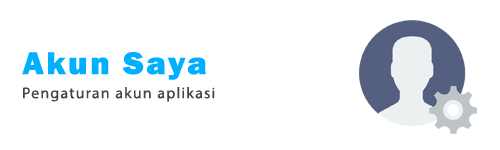
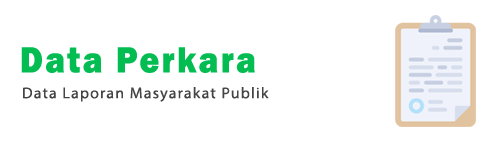
Layers edited between the first and the second (500, 150) image:
showed "Layer 4" over left=395, top=15, right=476, bottom=127
hid "Layer 7" over left=359, top=20, right=477, bottom=134
renamed "Pengaturan akun aplikasi" to "Data Laporan Masyarakat Publik", painted on it over left=24, top=87, right=269, bottom=102
renamed "Akun Saya" to "Data Perkara", painted on it over left=21, top=47, right=255, bottom=80
